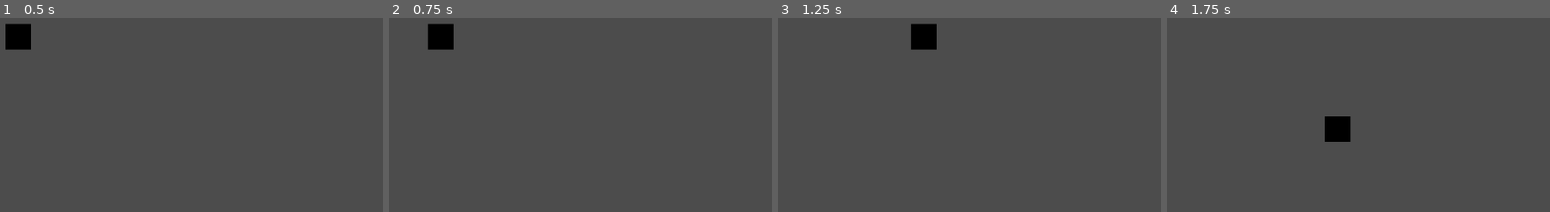
Above: before the commit, frames 1-4 (left to right).
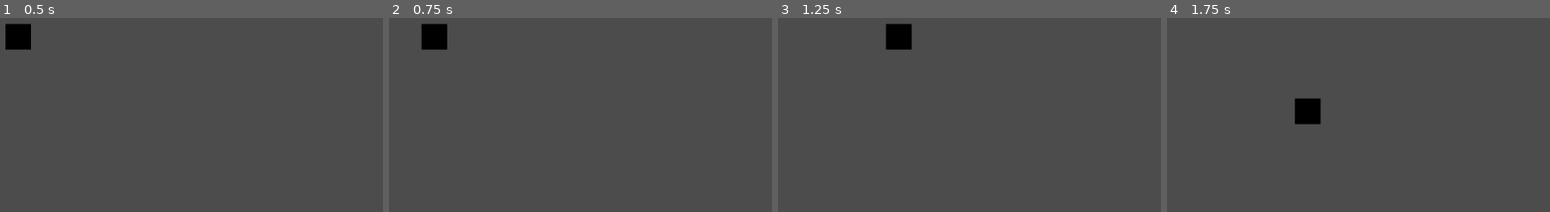
Above: after the commit, the same moments.

Repository: TrueRegin/dash-test
Game: Godot game, scene res://player/Player.tscn
Same seed, same stepped clock (60 frames per second), same inputs: the game is played once before the commit and once after it.
Inputs:
- Up to frame 1 (0.5 s): no input
- Up to frame 2 (0.75 s): tap Enter at 0.5 s; hold Right (ui_right) from 0.53 s (still down)
- Up to frame 3 (1.25 s): keep holding Right (ui_right)
- Up to frame 4 (1.75 s): release Right (ui_right) at 1.28 s; hold Down (ui_down) from 1.28 s (still down)

Frame 1 is identical in both runs. In frame 2, 0.5% of the frame differs, in the area x 8-17%, y 2-17%; in frame 3, 1.8%; in frame 4, 1.8%, in the area x 33-48%, y 41-64%.

Commit message:
Added sfx, tweaked dash.

Diff:
--- a/player/Player.gd
+++ b/player/Player.gd
@@ -57,16 +57,17 @@
 		if(verti_dash):
 			$AnimationPlayer.play("Dash_Verti")
 
-		vel.x *= 5 if horiz_dash else 1
-		vel.y *= 5 if verti_dash else 1
+		vel.x *= 7.5 if horiz_dash else 1
+		vel.y *= 7.5 if verti_dash else 1
 
 
 
 		var dashing = abs(horiz) == 2 or abs(verti) == 2
 		if(dashing):
 			dash_reset()
+			$Dash.play()
 
-		accel += amt * (0.6 if dashing else 1.5)
+		accel += amt * (0.4 if dashing else 1.2)
 
 func dash_reset():
 	horiz = 0
--- a/player/Player.tscn
+++ b/player/Player.tscn
@@ -1,6 +1,7 @@
-[gd_scene load_steps=6 format=2]
+[gd_scene load_steps=7 format=2]
 
 [ext_resource path="res://player/Player.gd" type="Script" id=1]
+[ext_resource path="res://assets/Dash.wav" type="AudioStream" id=2]
 
 [sub_resource type="RectangleShape2D" id=1]
 extents = Vector2( 18.0515, 18.0578 )
@@ -75,4 +76,7 @@
 anims/Dash_Horiz = SubResource( 3 )
 anims/Dash_Verti = SubResource( 4 )
 
+[node name="Dash" type="AudioStreamPlayer2D" parent="."]
+stream = ExtResource( 2 )
+
 [connection signal="timeout" from="ChainTimer" to="." method="dash_reset"]
Not shown, added: assets/Dash.wav.import
Not shown, added: assets/Dash.wav
